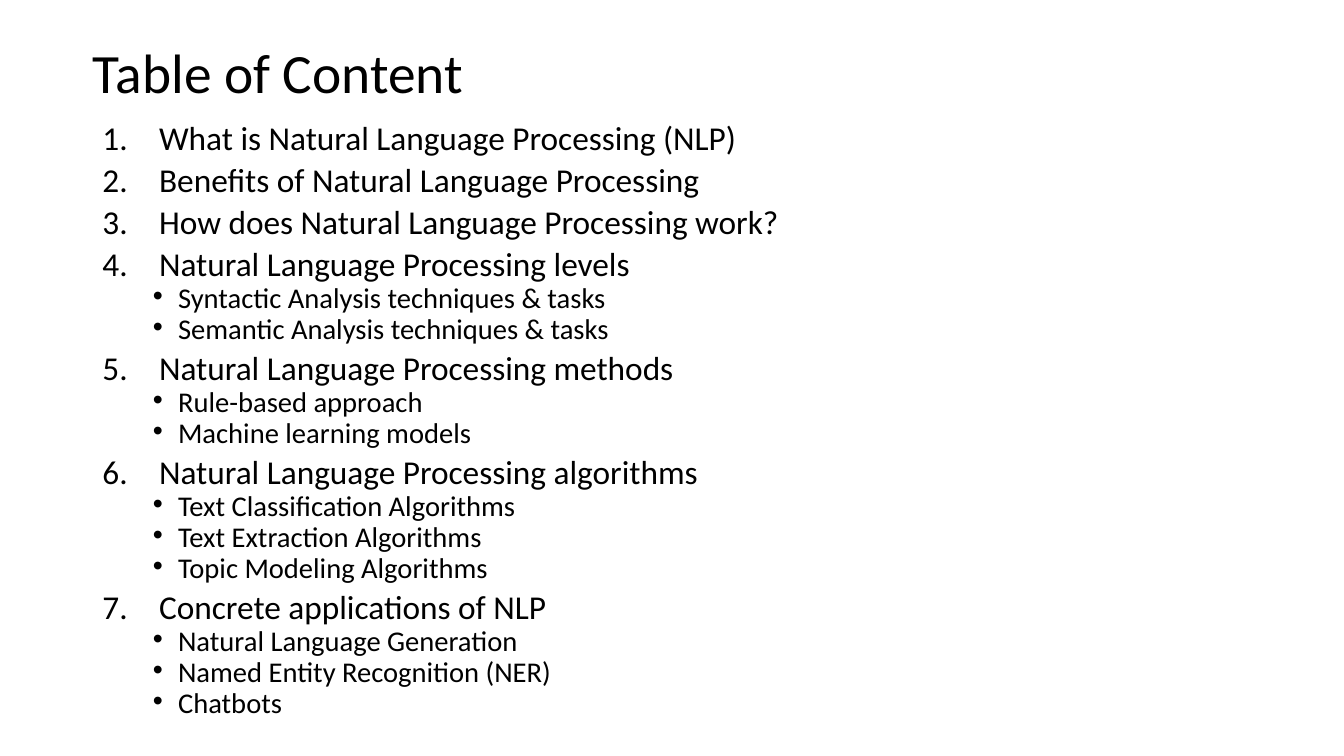
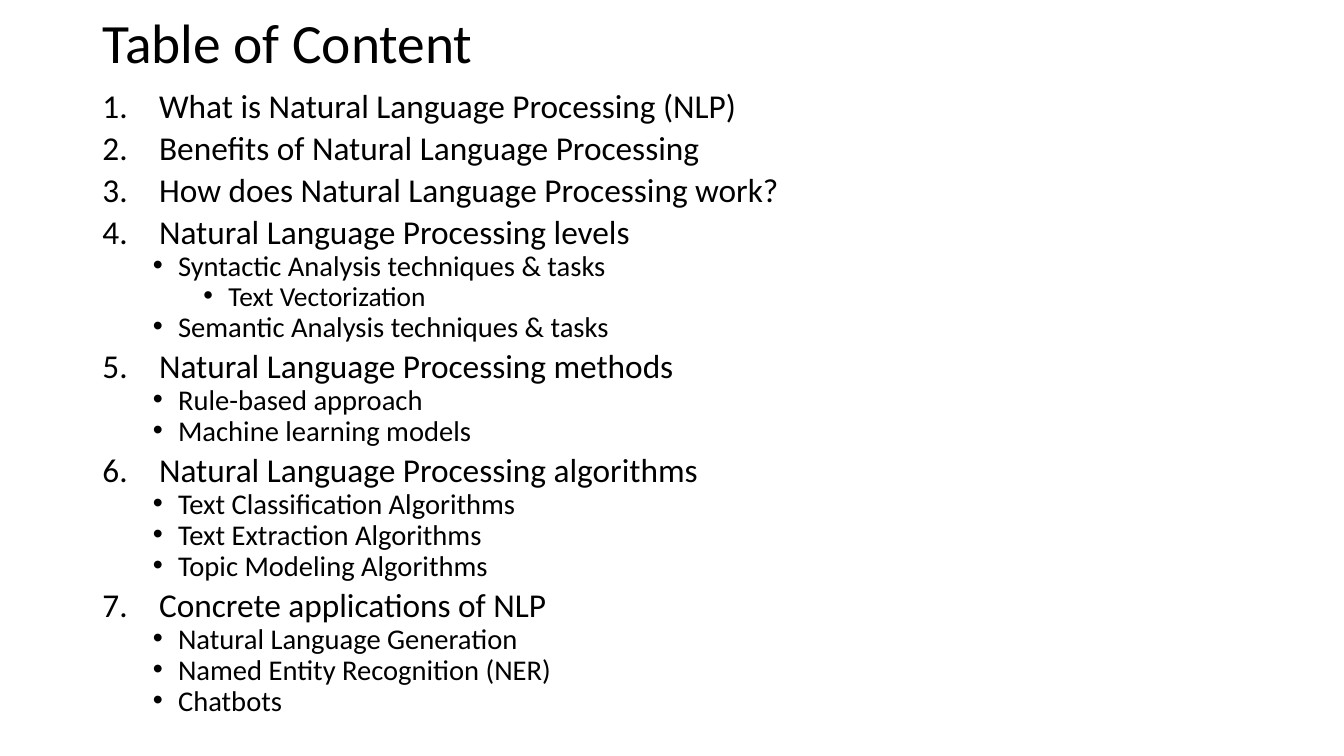
Before and after one commit to antongeorgescu/machine-learning-documentation, a slide deck: slide 2 of Natural Language Processing - Presentation.pptx. Drawn at 1344x756 pixels with LibreOffice and Linux fonts; fonts in the diff are those of the drawing. Boxes give left, top, right and bottom in pixels: in the first picture for what was removed or moved away, otherwise in the second. Text is boxed around its words. In the diff, an @@ line names an element or a change of style, - is before the commit and + after.

```diff
--- a/Natural Language Processing - Presentation.pptx
+++ b/Natural Language Processing - Presentation.pptx
@@ title "Table of Content": place and size @@
-title "Table of Content" at (93, 54, 463, 94)
+title "Table of Content" at (102, 24, 472, 64)
@@ text "What is Natural Language Processing ...": place and size @@
-text "What is Natural Language Processing ..." at (159, 126, 778, 714)
+text "What is Natural Language Processing ..." at (159, 94, 778, 712)
@@ text at (228, 287, 426, 307): paragraph added @@
+    • Text Vectorization
```
Also in this commit, not shown: 11 other slides changed, 5 slides added, 1 slide removed.
